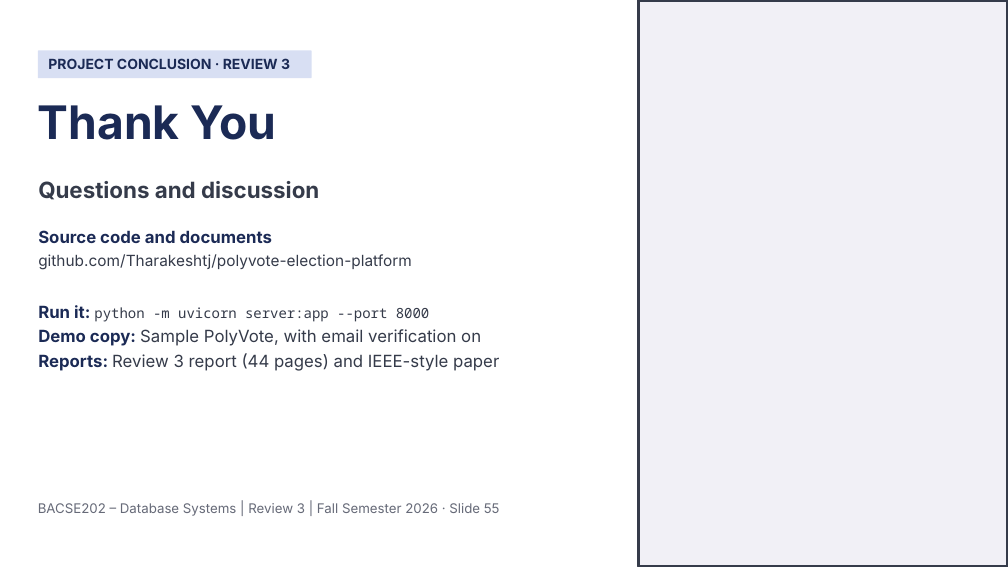
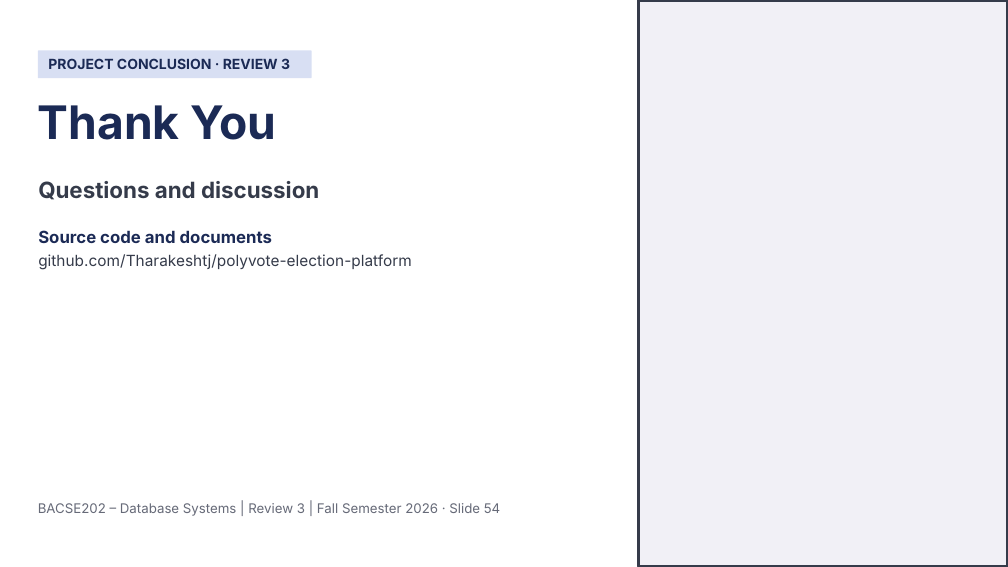
Before and after one commit to Tharakeshtj/polyvote-election-platform, a slide deck: slide 54 of docs/PolyVote_Review3_Final.pptx (slide 55 before the commit). Drawn at 1008x567 pixels with LibreOffice and Linux fonts; fonts in the diff are those of the drawing; background and template pictures are left out. Boxes give left, top, right and bottom in pixels: in the first picture for what was removed or moved away, otherwise in the second. Text is boxed around its words. In the diff, an @@ line names an element or a change of style, - is before the commit and + after.

```diff
--- a/docs/PolyVote_Review3_Final.pptx
+++ b/docs/PolyVote_Review3_Final.pptx
@@ text at [38,305,499,371]: paragraphs removed @@
-Run it: python -m uvicorn server:app --port 8000
-Demo copy: Sample PolyVote, with email verification on
-Reports: Review 3 report (44 pages) and IEEE-style paper
@@ text at [38,503,500,516]: text changed @@
-BACSE202 – Database Systems | Review 3 | Fall Semester 2026 · Slide 55
+BACSE202 – Database Systems | Review 3 | Fall Semester 2026 · Slide 54
```
Also in this commit, not shown: 1 other slide changed, 1 slide removed, 3 other files.
